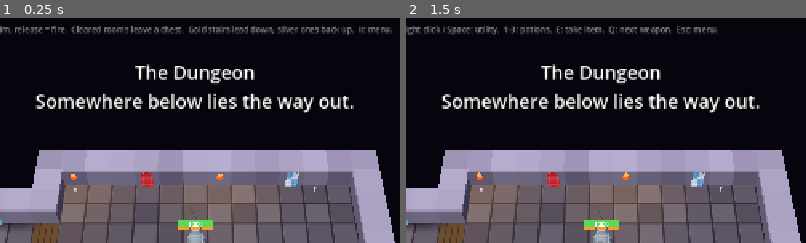
Above: before the commit, frames 1-2 (left to right).
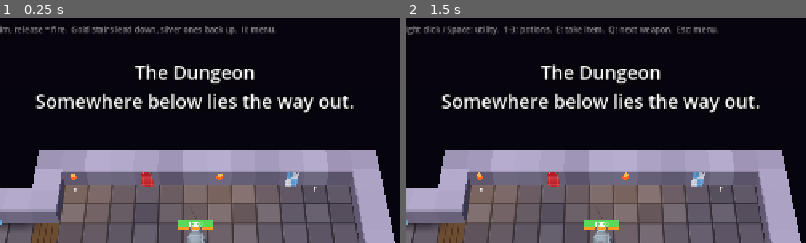
Above: after the commit, the same moments.

Repository: Zenb0t/toto
Game: Godot game, scene res://scenes/main.tscn
Same seed, same stepped clock (60 frames per second), same inputs: the game is played once before the commit and once after it.
Inputs:
- Up to frame 1 (0.25 s): no input
- Up to frame 2 (1.5 s): click "Map" at 0.5 s; click "1: HEAL ×1" at 1.25 s
The pictures show only the part of the screen within x 26-76%, y 4-54%; the shares and areas given below are measured in that part.

The runs differ from the first frame. In frame 1, 1.3% of the frame differs, in the area x 18-98%, y 3-8%; in frame 2, nothing differs.

Commit message:
Earned loot: no chest per cleared room, 2% enemy drops
Clearing a room no longer leaves a chest, and a defeated enemy now drops its
weapon 2% of the time by default (was 5%; the Tune knob now steps by 1%).
The HUD help drops "Cleared rooms leave a chest". Chests themselves, their
open records and the chest-placing code stay for the ruin and trap rooms.
Tests pin the default drop rate over many seeded rolls and its Tune knob.

Closes #33

Co-Authored-By: Claude Opus 5.5 <noreply@anthropic.com>
Claude-Session: https://claude.ai/code/session_01FyLf6w2MkwJej5GPFKSkEM

Diff:
--- a/scripts/loot/loot_table.gd
+++ b/scripts/loot/loot_table.gd
@@ -2,7 +2,8 @@
 extends RefCounted
 ## What loot drops. Pure: the caller passes the random number generator, so results can be reproduced.
 
-const DEFAULT_ENEMY_DROP_CHANCE := 0.05
+## Chance a defeated enemy leaves gear. Rare, so new gear is a moment.
+const DEFAULT_ENEMY_DROP_CHANCE := 0.02
 ## Chance a defeated enemy leaves a potion (rolled when it drops no item).
 const DEFAULT_POTION_DROP_CHANCE := 0.1
 ## Chance a chest holds a potion as well as its item.
--- a/scripts/main.gd
+++ b/scripts/main.gd
@@ -22,7 +22,7 @@
 const BESIDE: Array[Vector2i] = [Vector2i.RIGHT, Vector2i.LEFT, Vector2i.DOWN, Vector2i.UP]
 ## How often line of sight is worked out again.
 const SIGHT_UPDATE_SECONDS := 0.1
-const TOUCH_HELP := "Left side: move.  Buttons: tap = auto-aim, drag = aim, release = fire.  Cleared rooms leave a chest.  Gold stairs lead down, silver ones back up.  II: menu."
+const TOUCH_HELP := "Left side: move.  Buttons: tap = auto-aim, drag = aim, release = fire.  Gold stairs lead down, silver ones back up.  II: menu."
 const KEYBOARD_MOUSE_HELP := "WASD: move.  Mouse: aim; click or hold: attack.  Right click / Space: utility.  1-3: potions.  E: take item.  Q: next weapon.  Esc: menu."
 
 var _rng := RandomNumberGenerator.new()
@@ -151,7 +151,6 @@
 	_spawn_dropped_items()
 	_update_sight()
 	_progress = _create_progress()
-	_spawn_chests_of_cleared_rooms()
 	_apply_tuning(_tuning)
 	_in_play = true
 	_refresh_hud()
@@ -261,16 +260,6 @@
 			_spawn_drop(item.position, item.item_id)
 
 
-## Rooms whose monsters were all killed on an earlier visit keep their chest, open if it was opened.
-func _spawn_chests_of_cleared_rooms() -> void:
-	var fought_in := {}
-	for cell in _stage.map.enemy_spawns:
-		fought_in[_stage.map.room_at(cell)] = true
-	for room: int in fought_in:
-		if _progress.is_cleared(room):
-			_spawn_chest(room)
-
-
 func _create_progress() -> DungeonProgress:
 	var counts := {}
 	for room: int in _enemies_by_room:
@@ -469,7 +458,6 @@
 	_stage.view.set_room_closed(room, false)
 	_stage.world.set_doors_closed(_stage.map.doors_of_room(room), false)
 	_sight_origin = DungeonMap.NO_CELL
-	_spawn_chest(room)
 
 
 func _on_enemy_defeated(enemy: Enemy, room: int) -> void:
@@ -569,6 +557,8 @@
 
 # --- Loot ----------------------------------------------------------------------------------------
 
+## A chest at a room's centre, open if the record says it was opened. Clearing a room no longer leaves one
+## (loot is earned); set pieces that hold a chest, like the ruin, place theirs with this.
 func _spawn_chest(room: int) -> void:
 	var chest := Chest.new(_record.is_chest_opened(room))
 	chest.position = DungeonView.cell_center(_stage.map.room_center(room))
--- a/scripts/tuning/game_tuning.gd
+++ b/scripts/tuning/game_tuning.gd
@@ -140,7 +140,7 @@
 		Tuning.Param.new(
 			SQUAD_FLANK_SPREAD, "Flank spread (deg)", ENEMIES_GROUP, 0, 180, 5, Squad.DEFAULT_FLANK_SPREAD_DEGREES),
 		Tuning.Param.new(
-			LOOT_ENEMY_DROP_CHANCE, "Enemy drop chance", LOOT_GROUP, 0, 1, 0.05, LootTable.DEFAULT_ENEMY_DROP_CHANCE),
+			LOOT_ENEMY_DROP_CHANCE, "Enemy drop chance", LOOT_GROUP, 0, 1, 0.01, LootTable.DEFAULT_ENEMY_DROP_CHANCE),
 		Tuning.Param.new(
 			LOOT_POTION_DROP_CHANCE, "Enemy potion chance", LOOT_GROUP, 0, 1, 0.05, LootTable.DEFAULT_POTION_DROP_CHANCE),
 		Tuning.Param.new(
--- a/tests/unit/test_game_tuning.gd
+++ b/tests/unit/test_game_tuning.gd
@@ -103,6 +103,13 @@
 	assert_eq(GameTuning.enemy_regeneration(tuning), Regeneration.DEFAULT_HEALTH_PER_SECOND)
 
 
+func test_the_enemy_drop_chance_is_tuned_under_loot_and_starts_rare() -> void:
+	var tuning := GameTuning.create()
+
+	assert_eq(tuning.param(GameTuning.LOOT_ENEMY_DROP_CHANCE).group, GameTuning.LOOT_GROUP)
+	assert_almost_eq(GameTuning.enemy_drop_chance(tuning), 0.02, 0.005)
+
+
 func test_enemies_open_straight_onto_their_knobs() -> void:
 	var enemies := _section("Enemies", GameTuning.sections("wand", "dash"))
 
--- a/tests/unit/test_loot_table.gd
+++ b/tests/unit/test_loot_table.gd
@@ -93,6 +93,17 @@
 		assert_true(LootTable.rolls_enemy_drop(1.0, rng))
 
 
+func test_by_default_about_one_enemy_in_fifty_drops_gear() -> void:
+	var rng := _seeded(33)
+	var drops := 0
+
+	for _i in 20000:
+		if LootTable.rolls_enemy_drop(LootTable.DEFAULT_ENEMY_DROP_CHANCE, rng):
+			drops += 1
+
+	assert_almost_eq(drops / 20000.0, 0.02, 0.004)
+
+
 func test_potions_turn_up_as_often_as_their_weights_say() -> void:
 	var rng := RandomNumberGenerator.new()
 	rng.seed = 7
Not shown, changed: README.md
Not shown, changed: docs/design.md
